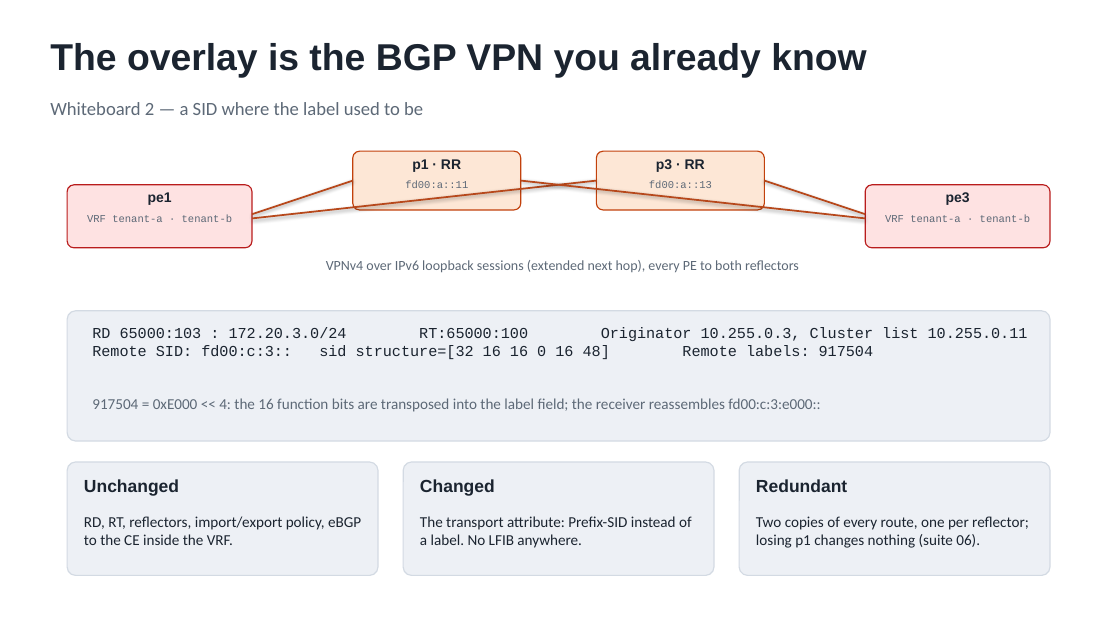
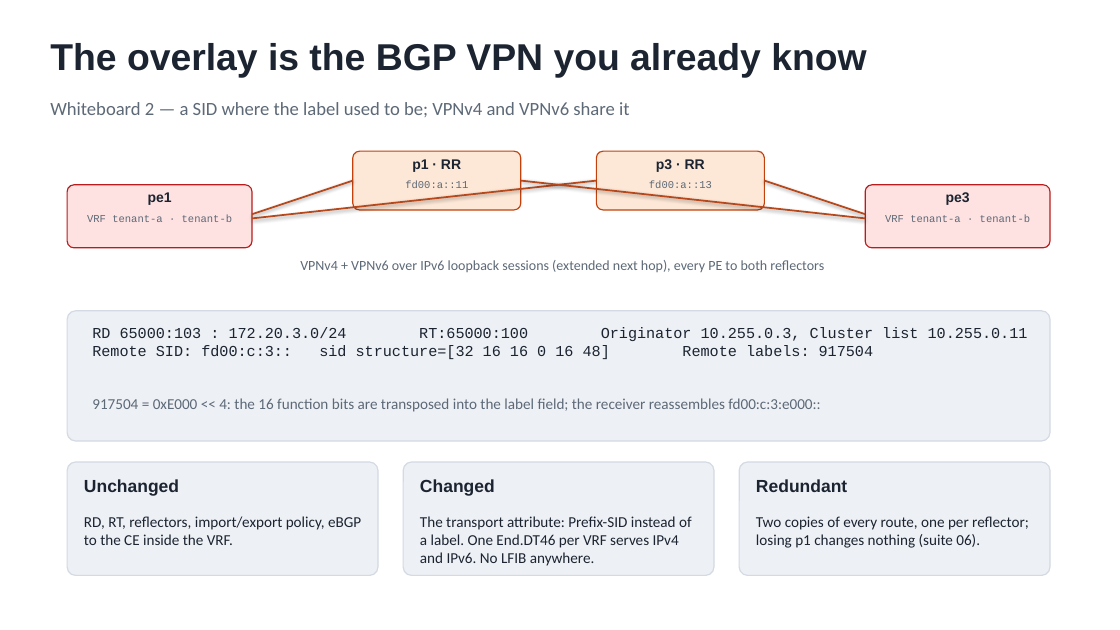
Before and after one commit to dcantor/srv6-core, a slide deck: slide 6 of docs/session/slides.pptx. Drawn at 1120x630 pixels with LibreOffice and Linux fonts; fonts in the diff are those of the drawing. Boxes give left, top, right and bottom in pixels: in the first picture for what was removed or moved away, otherwise in the second. Text is boxed around its words. In the diff, an @@ line names an element or a change of style, - is before the commit and + after.

```diff
--- a/docs/session/slides.pptx
+++ b/docs/session/slides.pptx
@@ text at [50, 102, 630, 117]: text changed @@
-Whiteboard 2 — a SID where the label used to be
+Whiteboard 2 — a SID where the label used to be; VPNv4 and VPNv6 share it
@@ text at [300, 260, 824, 272]: text changed @@
-VPNv4 over IPv6 loopback sessions (extended next hop), every PE to both reflectors
+VPNv4 + VPNv6 over IPv6 loopback sessions (extended next hop), every PE to both reflectors
@@ text at [420, 516, 692, 566]: text changed @@
-The transport attribute: Prefix-SID instead of a label. No LFIB anywhere.
+The transport attribute: Prefix-SID instead of a label. One End.DT46 per VRF serves IPv4 and IPv6. No LFIB anywhere.
```
Also in this commit, not shown: 8 other slides changed, 43 other files.
